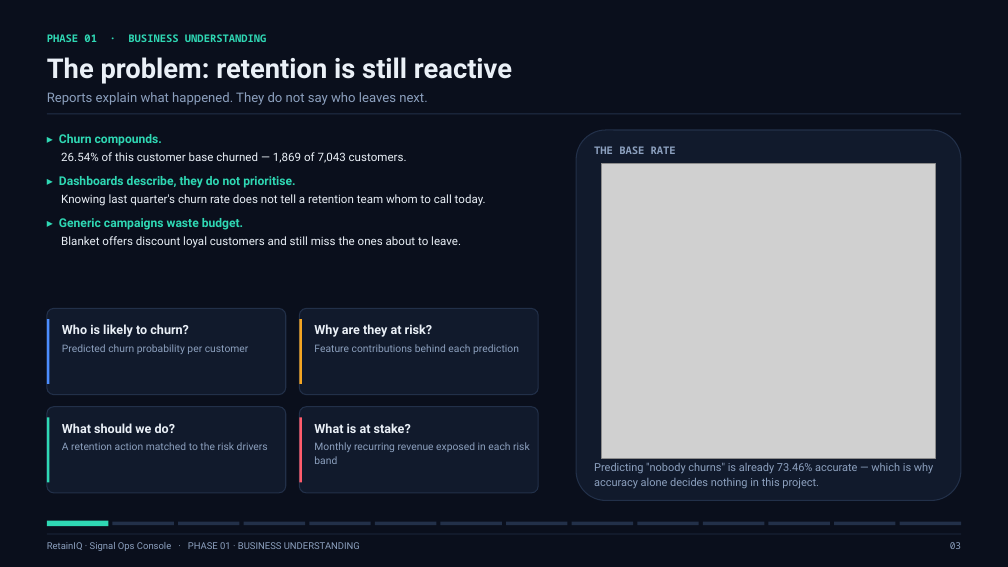
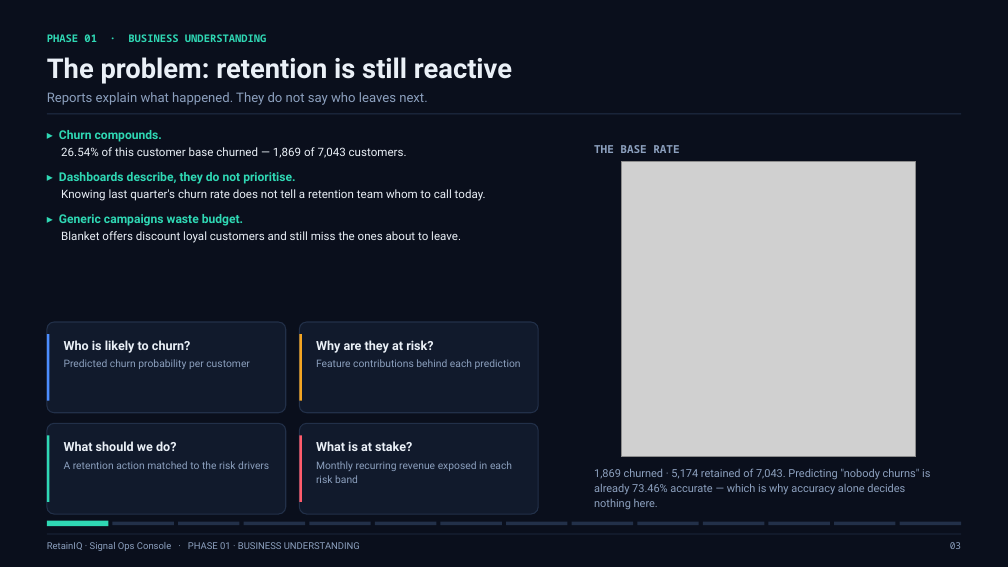
Before and after one commit to Logesh0247/RetainIQ_Signal_Ops_Console, a slide deck: slide 3 of presentation/RetainIQ_Project_Review.pptx. Drawn at 1008x567 pixels with LibreOffice and Linux fonts; fonts in the diff are those of the drawing; grey boxes stand for pictures. Boxes give left, top, right and bottom in pixels: in the first picture for what was removed or moved away, otherwise in the second. Text is boxed around its words. In the diff, an @@ line names an element or a change of style, - is before the commit and + after.

Commit message:
Rebuild the review deck around a vertical fill engine
The previous deck was designed without a renderer, and 16 of its 24 slides left
0.9-1.8in of empty space above the footer. Every body layout now fills an
explicit content band (1.66in-6.80in), and every figure is placed by its own
aspect ratio, so charts land at 100% of their box on every slide.

- build_deck.py: stack()/img_h()/img_w() layout engine; all 20 content slides
  and 5 appendix slides rewritten onto it; tech-stack columns, feature list and
  panel copy re-scaled to fill instead of trailing off.
- build_assets.py: _trim() crops the decorative background margin off every
  chart; chart_cycle redrawn wider; the churn-split caption moved onto the
  slide; cross-validation labels de-collided.
- New appendix A5: how the system fits together (architecture map).
- Verified: audit_deck.py clean (no out-of-bounds, no collisions),
  audit_layout.py reports 0.26in of breathing room above the rail on all 25
  slides, both QR codes in the deck decode back to their URLs.
- presentation/preview/ (QA renders) is gitignored.

```diff
--- a/presentation/RetainIQ_Project_Review.pptx
+++ b/presentation/RetainIQ_Project_Review.pptx
@@ text "▸ Churn compounds." moved from (x1=59, y1=134, x2=486, y2=248) to (x1=59, y1=130, x2=486, y2=243) @@
@@ rounded rectangle removed at (x1=576, y1=130, x2=961, y2=501) @@
@@ text "THE BASE RATE" at (x1=594, y1=145, x2=679, y2=153): size 10 to 10.5 pt @@
@@ picture resized from (x1=602, y1=163, x2=935, y2=458) to (x1=621, y1=162, x2=916, y2=457) @@
@@ rounded rectangle resized from (x1=47, y1=309, x2=286, y2=395) to (x1=47, y1=322, x2=286, y2=413) @@
@@ rounded rectangle resized from (x1=299, y1=309, x2=538, y2=395) to (x1=299, y1=322, x2=538, y2=413) @@
@@ 2 texts, 2 rectangles moved together from (x1=47, y1=319, x2=519, y2=384) to (x1=47, y1=334, x2=521, y2=401) @@
@@ rounded rectangle resized from (x1=47, y1=407, x2=286, y2=493) to (x1=47, y1=423, x2=286, y2=514) @@
@@ 2 texts, 2 rectangles moved together from (x1=47, y1=417, x2=530, y2=482) to (x1=47, y1=436, x2=512, y2=502) @@
@@ rounded rectangle resized from (x1=299, y1=407, x2=538, y2=493) to (x1=299, y1=423, x2=538, y2=514) @@
@@ text at (x1=594, y1=468, x2=930, y2=509): text changed @@
-Predicting "nobody churns" is already 73.46% accurate — which is why accuracy alone decides nothing in this project.
+1,869 churned · 5,174 retained of 7,043. Predicting "nobody churns" is already 73.46% accurate — which is why accuracy alone decides nothing here.
```
Also in this commit, not shown: 23 other slides changed, 1 slide added, 21 other files.
